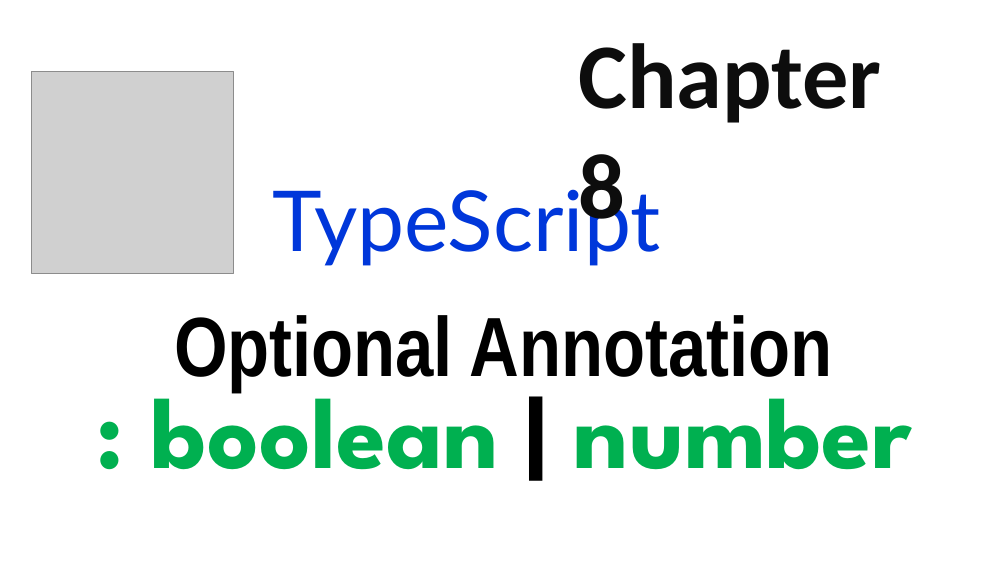
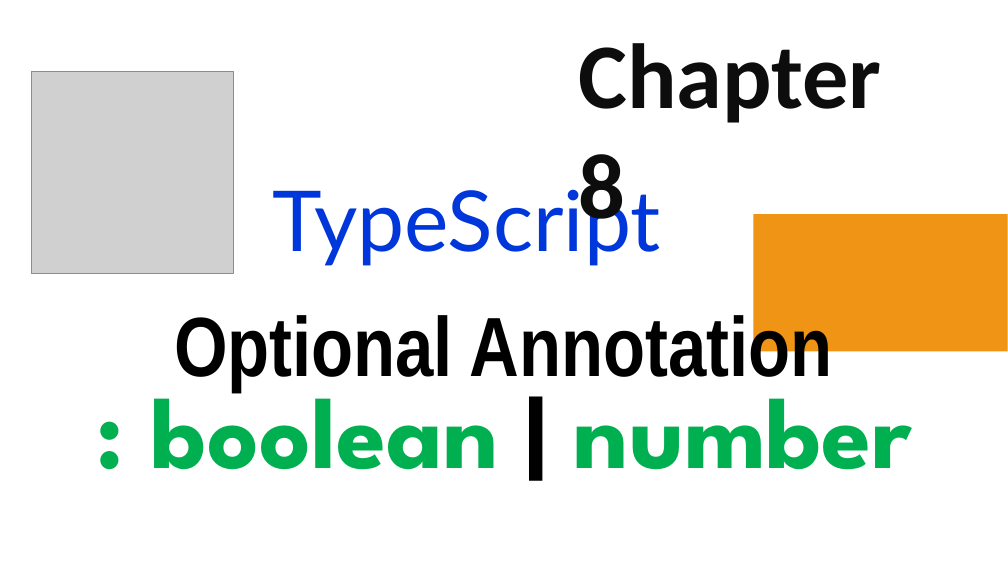
Before and after one commit to uidhtml/typescript-tutorials, a slide deck: slide 17 of typescript-tutorials.pptx. Drawn at 1008x567 pixels with LibreOffice and Linux fonts; fonts in the diff are those of the drawing; grey boxes stand for pictures; background and template pictures are left out. Boxes give left, top, right and bottom in pixels: in the first picture for what was removed or moved away, otherwise in the second. Text is boxed around its words. In the diff, an @@ line names an element or a change of style, - is before the commit and + after.

```diff
--- a/typescript-tutorials.pptx
+++ b/typescript-tutorials.pptx
@@ rectangle added at box(753, 214, 1008, 352), fill #F09415 @@
```
Also in this commit, not shown: 13 other slides changed, 3 slides added, 3 slides removed, 1 other file.
